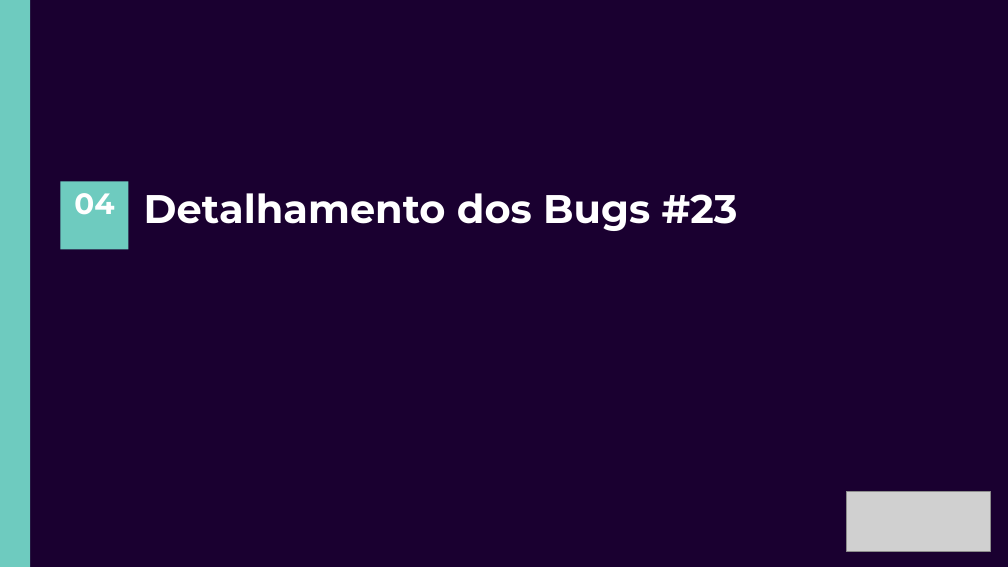
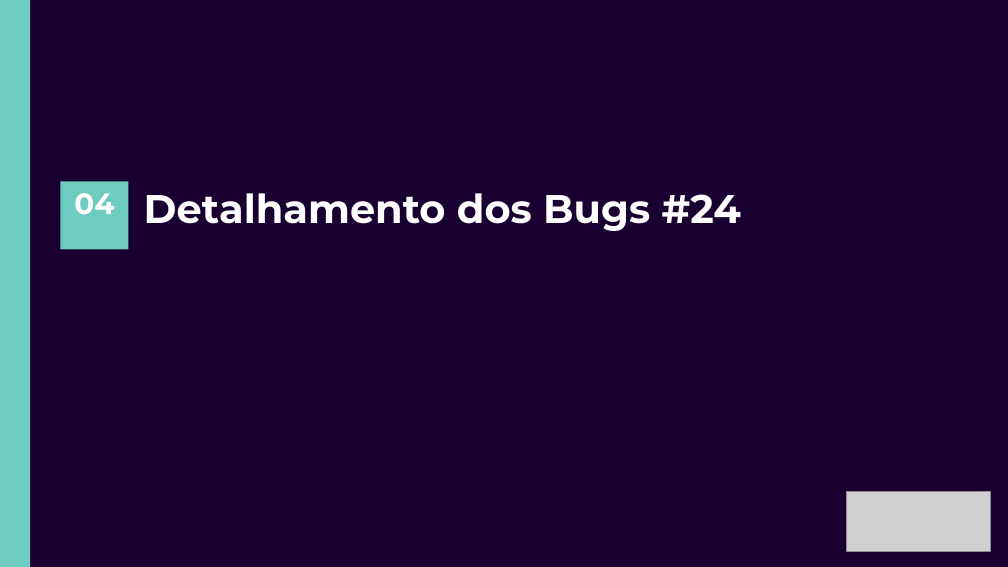
Before and after one commit to patriciapaquim-ui/FAMILHAO, a slide deck: slide 21 of raio-x-sprint-familhao_Conversão_Sprint24_VF.pptx. Drawn at 1008x567 pixels with LibreOffice and Linux fonts; fonts in the diff are those of the drawing; grey boxes stand for pictures. Boxes give left, top, right and bottom in pixels: in the first picture for what was removed or moved away, otherwise in the second. Text is boxed around its words. In the diff, an @@ line names an element or a change of style, - is before the commit and + after.

```diff
--- a/raio-x-sprint-familhao_Conversão_Sprint24_VF.pptx
+++ b/raio-x-sprint-familhao_Conversão_Sprint24_VF.pptx
@@ text at (144, 193, 741, 231): text changed @@
-Detalhamento dos Bugs #23
+Detalhamento dos Bugs #24
```
Also in this commit, not shown: 12 other slides changed.
